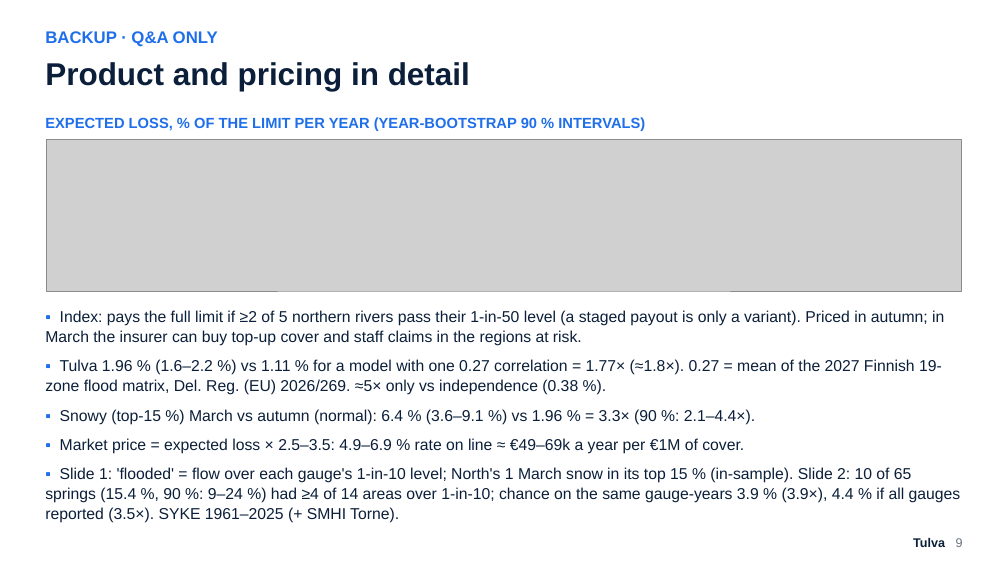
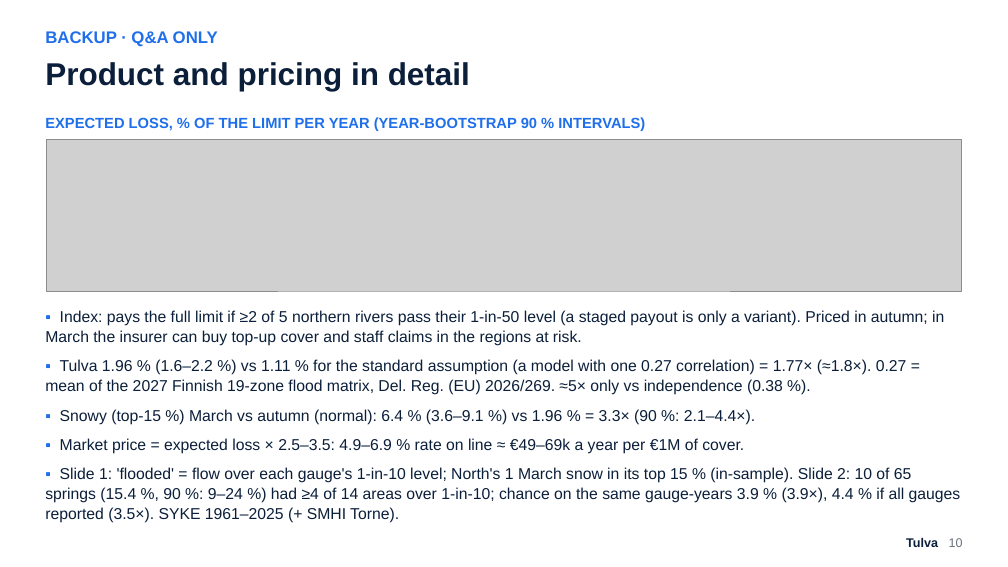
Before and after one commit to Zawaer/tulva, a slide deck: slide 10 of deck/Tulva_QxF2026.pptx (slide 9 before the commit). Drawn at 1008x567 pixels with LibreOffice and Linux fonts; fonts in the diff are those of the drawing; grey boxes stand for pictures. Boxes give left, top, right and bottom in pixels: in the first picture for what was removed or moved away, otherwise in the second. Text is boxed around its words. In the diff, an @@ line names an element or a change of style, - is before the commit and + after.

```diff
--- a/deck/Tulva_QxF2026.pptx
+++ b/deck/Tulva_QxF2026.pptx
@@ text at [45,359,907,395]: text changed @@
-▪ Tulva 1.96 % (1.6–2.2 %) vs 1.11 % for a model with one 0.27 correlation = 1.77× (≈1.8×). 0.27 = mean of the 2027 Finnish 19-zone flood matrix, Del. Reg. (EU) 2026/269. ≈5× only vs independence (0.38 %).
+▪ Tulva 1.96 % (1.6–2.2 %) vs 1.11 % for the standard assumption (a model with one 0.27 correlation) = 1.77× (≈1.8×). 0.27 = mean of the 2027 Finnish 19-zone flood matrix, Del. Reg. (EU) 2026/269. ≈5× only vs independence (0.38 %).
@@ text at [906,538,963,547]: text changed @@
-Tulva 9
+Tulva 10
```
Also in this commit, not shown: 7 other slides changed, 1 slide added, 21 other files.
